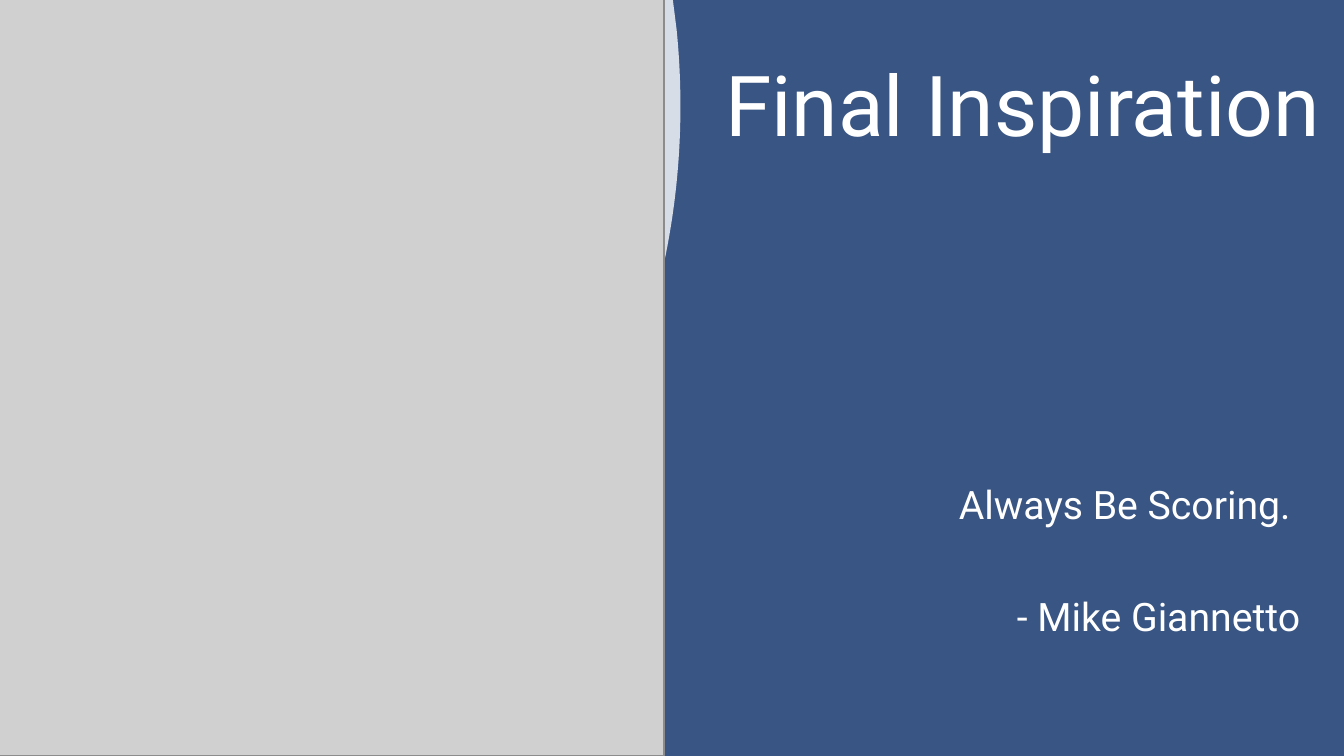
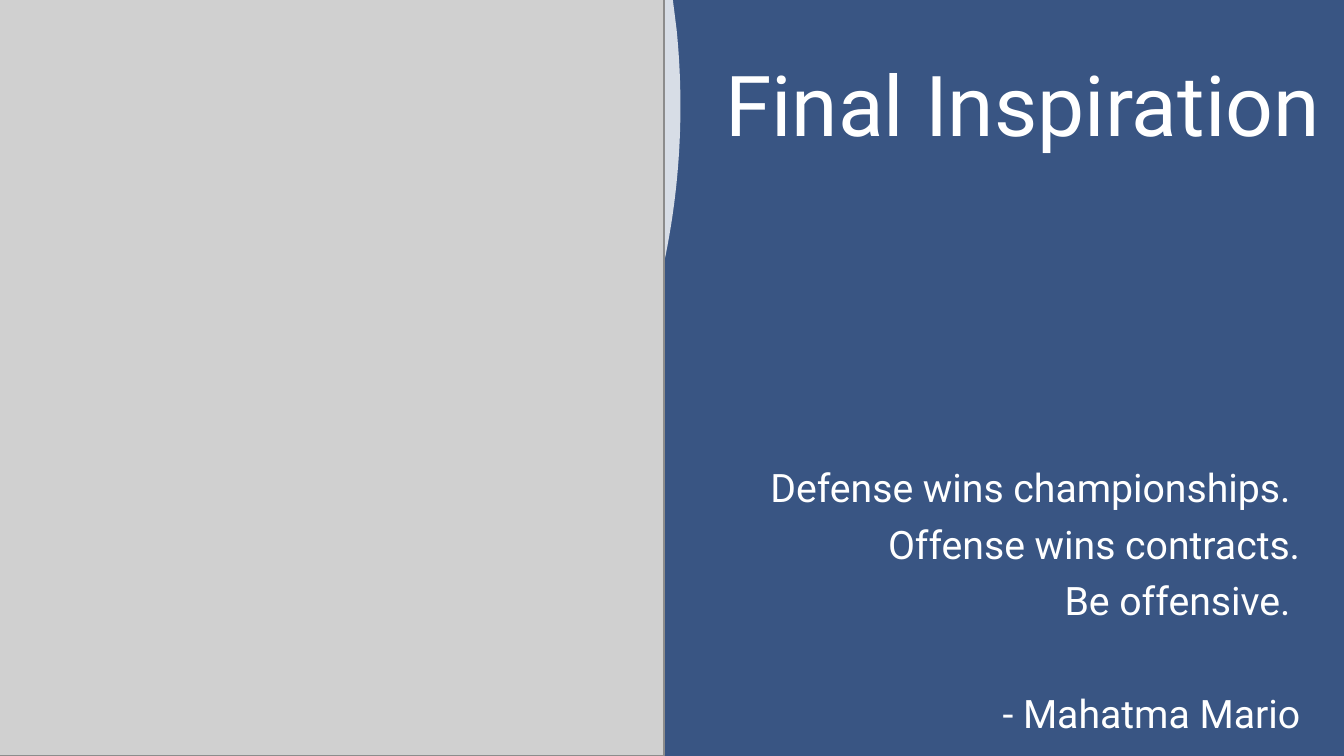
Before and after one commit to SuperMarioGiacomazzo/STOR538_WEBSITE, a slide deck: slide 20 of Slides/Sports Analytics 3/Sports_Analytics_3_Lecture.pptx (slide 21 before the commit). Drawn at 1344x756 pixels with LibreOffice and Linux fonts; fonts in the diff are those of the drawing; grey boxes stand for pictures. Boxes give left, top, right and bottom in pixels: in the first picture for what was removed or moved away, otherwise in the second. Text is boxed around its words. In the diff, an @@ line names an element or a change of style, - is before the commit and + after.

```diff
--- a/Slides/Sports Analytics 3/Sports_Analytics_3_Lecture.pptx
+++ b/Slides/Sports Analytics 3/Sports_Analytics_3_Lecture.pptx
@@ text at (770, 472, 1301, 729): text changed @@
-Always Be Scoring.
-- Mike Giannetto
+Defense wins championships.
+Offense wins contracts.
+Be offensive.
+- Mahatma Mario
```
Also in this commit, not shown: 6 other slides changed, 1 slide removed, 3 other files.
